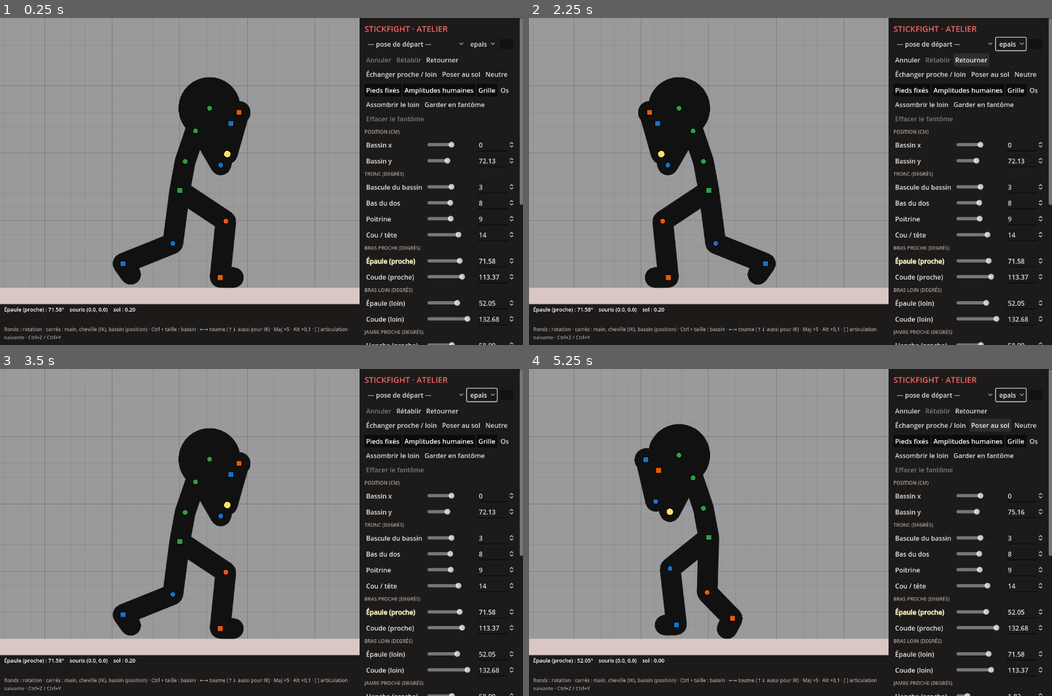
Above: before the commit, frames 1-4 (two rows, left to right).
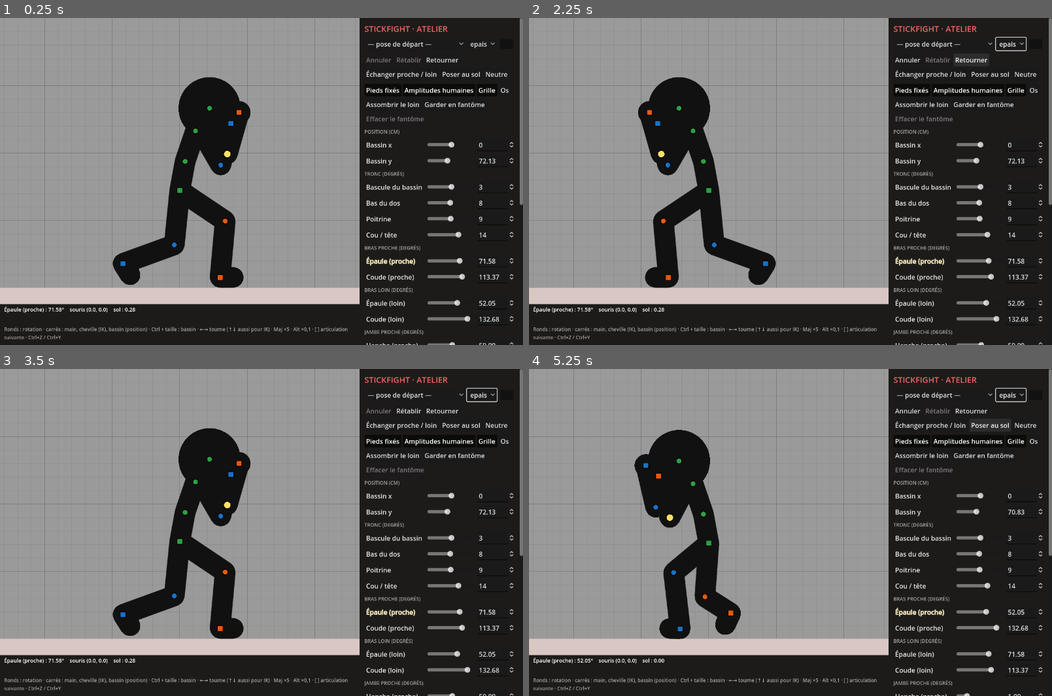
Above: after the commit, the same moments.

Repository: IzumiH2005/Testing
Game: Godot game, scene res://scenes/atelier.tscn
Same seed, same stepped clock (60 frames per second), same inputs: the game is played once before the commit and once after it.
Inputs:
- Up to frame 1 (0.25 s): no input
- Up to frame 2 (2.25 s): click "— pose de départ —" at 0.5 s; click "epais" at 1.25 s; click "Retourner" at 2 s
- Up to frame 3 (3.5 s): click "Annuler" at 2.75 s
- Up to frame 4 (5.25 s): click "Rétablir" at 3.5 s; click "Échanger proche / loin" at 4.25 s; click "Poser au sol" at 5 s

The runs differ from the first frame. In frame 1, 0.3% of the frame differs, in the area x 21-93%, y 52-100%; in frame 2, 0.3%; in frame 3, 0.3%; in frame 4, 1.8%, in the area x 20-95%, y 16-100%.

Commit message:
Squelette : vraie largeur des hanches (±9) et des épaules (±14), en profondeur seulement (invisible de profil, visible de face et de trois quarts) ; jambes qui partent de deux hanches, genoux vers l'avant, bras à côté du buste ; gardes recalées
Co-Authored-By: Claude Opus 5.5 <noreply@anthropic.com>
Claude-Session: https://claude.ai/code/session_01JhXcjFCwfyugdZYqFhQ7S3

Diff:
--- a/stickfight/poses/garde.json
+++ b/stickfight/poses/garde.json
@@ -13,22 +13,32 @@
     "foreF": 132.68,
     "armN": 71.58,
     "foreN": 113.37,
-    "thighF": 1.83,
-    "shinF": 57.85,
+    "thighF": 1.09,
+    "shinF": 62.79,
     "footF": 11.96,
-    "thighN": 58.09,
-    "shinN": 62.55,
+    "thighN": 59.09,
+    "shinN": 61.95,
     "footN": 5.48,
     "torsion": 4,
     "torsionBassin": 22,
+    "lacet": 0,
     "epauleN_av": 1,
     "epauleF_av": 1,
     "epauleN_haut": 4,
     "epauleF_haut": 4,
+    "root_p": 0,
+    "spineLow_p": 0,
+    "chest_p": 0,
+    "neck_p": 0,
     "armF_p": 3,
     "armN_p": -8,
-    "thighF_p": -12,
-    "thighN_p": 12,
+    "thighF_p": -13,
+    "footF_p": 0,
+    "thighN_p": 13,
+    "footN_p": 0,
+    "neck_r": 0,
+    "armF_r": 0,
+    "armN_r": 0,
     "thighF_r": -35,
     "thighN_r": -5
   }
--- a/stickfight/poses/garde_ouverte.json
+++ b/stickfight/poses/garde_ouverte.json
@@ -13,21 +13,32 @@
     "foreF": 127.66,
     "armN": 62.29,
     "foreN": 77.17,
-    "thighF": 1.83,
-    "shinF": 57.85,
+    "thighF": 1.09,
+    "shinF": 62.79,
     "footF": 11.96,
-    "thighN": 58.09,
-    "shinN": 62.55,
+    "thighN": 59.09,
+    "shinN": 61.95,
     "footN": 5.48,
     "torsion": 8,
     "torsionBassin": 22,
+    "lacet": 0,
     "epauleN_av": 2,
+    "epauleF_av": 0,
     "epauleN_haut": 2,
     "epauleF_haut": 2,
+    "root_p": 0,
+    "spineLow_p": 0,
+    "chest_p": 0,
+    "neck_p": 0,
     "armF_p": 4,
     "armN_p": -5,
-    "thighF_p": -12,
-    "thighN_p": 12,
+    "thighF_p": -13,
+    "footF_p": 0,
+    "thighN_p": 13,
+    "footN_p": 0,
+    "neck_r": 0,
+    "armF_r": 0,
+    "armN_r": 0,
     "thighF_r": -35,
     "thighN_r": -5
   }
--- a/stickfight/scripts/stick_rig.gd
+++ b/stickfight/scripts/stick_rig.gd
@@ -111,8 +111,14 @@
 ## Coude, genou : charnières. Ils ne plient que dans un plan (celui que donne
 ## la rotation du segment parent) : pas de profondeur propre.
 const CHARNIERES := ["foreN", "foreF", "shinN", "shinF"]
-## Ouverture neutre de chaque cuisse (degrés) : remplace la largeur du bassin (voir solve).
-const LARGEUR_HANCHE := 4.0
+## Largeur du corps, en profondeur seulement (voir solve) : demi-écart entre les deux
+## hanches et entre les deux épaules. Invisible de profil (le personnage garde ses membres
+## qui partent d'un seul point), visible de face et de trois quarts.
+const DEMI_HANCHES := 9.0
+const DEMI_EPAULES := 14.0
+## Angle neutre des cuisses vers l'intérieur : debout, les pieds sont un peu plus près
+## de l'axe que les hanches (thigh*_p se compte à partir de là).
+const LARGEUR_HANCHE := -3.0
 ## Limites des canaux 3D (degrés), par « canal:os sans côté ». Profondeur du
 ## bras : vers la caméra = abduction (bras écarté du corps, jusqu'à 90°), à
 ## l'opposé = adduction (bras qui passe devant le buste, 40°). Cuisse :
@@ -263,6 +269,14 @@
 			B = B * RX.call(-angle(p, "neck" + ROT))
 		basis[b.id] = B
 		var o3: Vector3 = tip[b.parent]
+		# Largeur du bassin et des épaules : dans le repère qui ne tourne qu'avec le
+		# lacet, donc purement en profondeur de profil (aucun effet à l'écran), et de
+		# côté quand le corps se tourne vers la caméra. Côté proche (N) = vers la caméra.
+		if b.id.begins_with("thigh") or b.id.begins_with("arm"):
+			var sgn: float = 1.0 if b.id.ends_with("N") else -1.0
+			var lat: Vector3 = RY.call(angle(p, "lacet")) * Vector3(0, 0, -1)
+			o3 = o3 + lat * sgn * (DEMI_HANCHES if b.id.begins_with("thigh") else DEMI_EPAULES)
+			base3[b.id] = o3
 		if b.id.begins_with("arm"):
 			# Omoplate : l'épaule avance (vers l'avant du thorax) ou monte.
 			var side: String = b.id.substr(3)
@@ -298,9 +312,9 @@
 	# demi-épaisseur du trait : le bras reste attaché au buste).
 	for side in ["N", "F"]:
 		joints["shoulder" + side] = W.call(base3["arm" + side])
-		joints["hip" + side] = joints.hip
+		joints["hip" + side] = W.call(base3["thigh" + side])
 		prof["shoulder" + side] = float(base3["arm" + side].z)
-		prof["hip" + side] = prof.hip
+		prof["hip" + side] = float(base3["thigh" + side].z)
 	return {"joints": joints, "prof": prof, "basis": basis, "world": world, "style": s, "facing": f, "head_r": r}
 
 
Not shown, changed: stickfight/analyses/anatomie.md
Not shown, changed: stickfight/analyses/gardes.md
